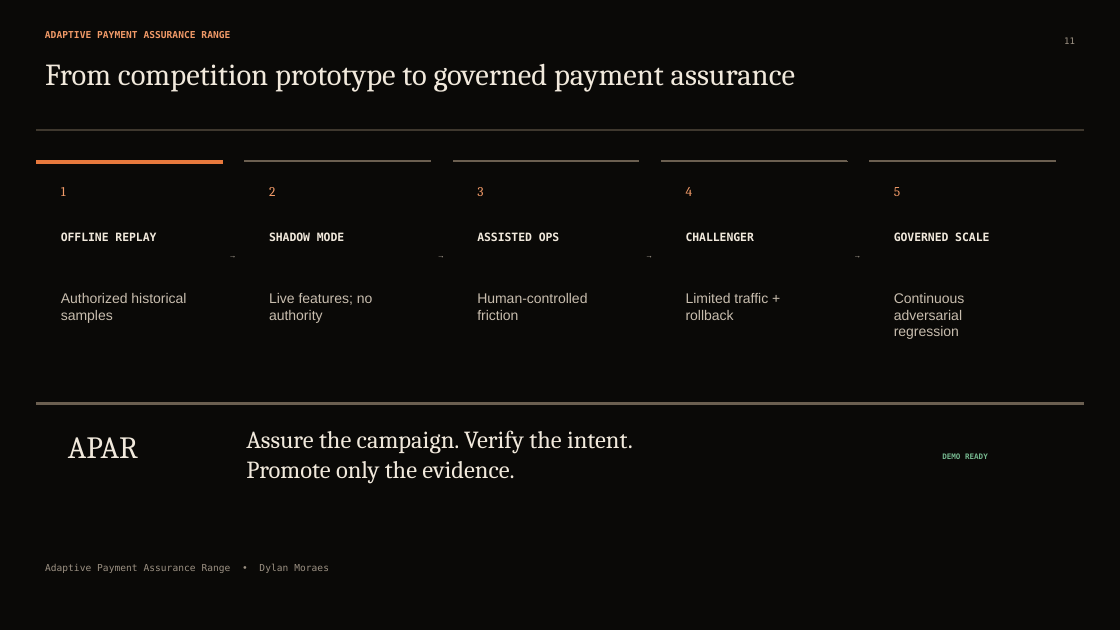
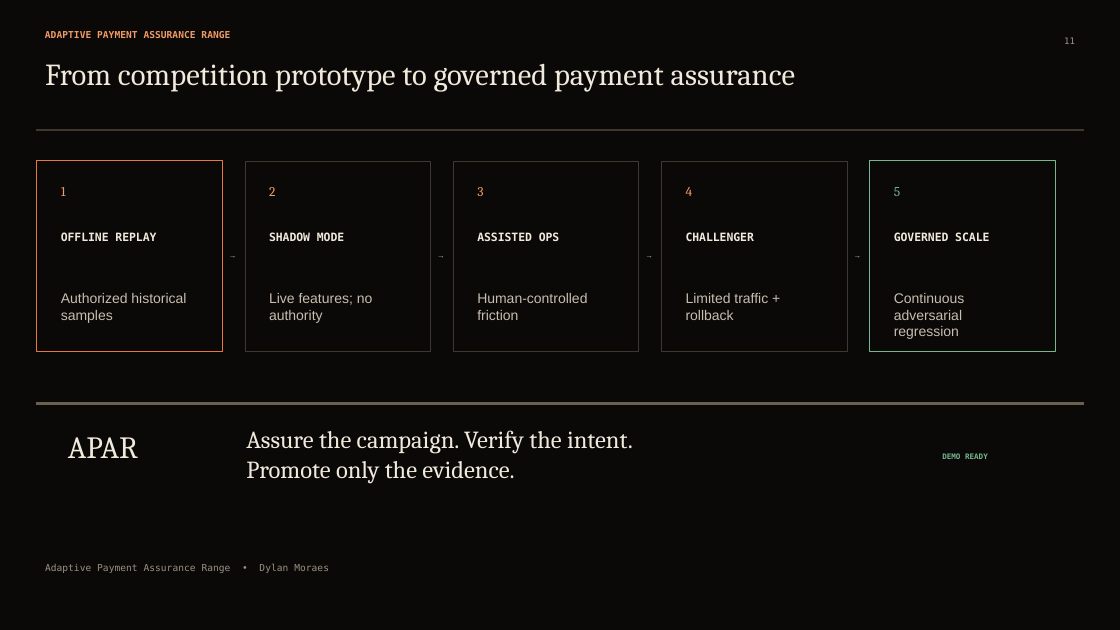
Before and after one commit to Dljdd/LedgerPeLabs, a slide deck: slide 11 of docs/submission/APAR_COMPETITION_DECK.pptx. Drawn at 1120x630 pixels with LibreOffice and Linux fonts; fonts in the diff are those of the drawing. Boxes give left, top, right and bottom in pixels: in the first picture for what was removed or moved away, otherwise in the second. Text is boxed around its words. In the diff, an @@ line names an element or a change of style, - is before the commit and + after.

```diff
--- a/docs/submission/APAR_COMPETITION_DECK.pptx
+++ b/docs/submission/APAR_COMPETITION_DECK.pptx
@@ rounded rectangle: place and size @@
-rounded rectangle at [37, 161, 223, 164]
+rounded rectangle at [37, 161, 223, 352]
@@ rounded rectangle at [37, 161, 223, 352]: fill #E8793D to none; outline #E8793D 0 pt to #E8793D 0.9 pt; proportions changed @@
@@ rounded rectangle: place and size @@
-rounded rectangle at [245, 161, 431, 162]
+rounded rectangle at [245, 161, 431, 352]
@@ rounded rectangle: place and size @@
-rounded rectangle at [454, 161, 639, 162]
+rounded rectangle at [454, 161, 639, 352]
@@ fill #6B5F50 to none; outline #6B5F50 0 pt to #3F382E 0.6 pt; proportions changed in 3 elements at [245, 161, 431, 352], [454, 161, 639, 352], [662, 161, 848, 352] @@
@@ rounded rectangle: place and size @@
-rounded rectangle at [662, 161, 848, 162]
+rounded rectangle at [662, 161, 848, 352]
@@ rounded rectangle: place and size @@
-rounded rectangle at [870, 161, 1055, 162]
+rounded rectangle at [870, 161, 1055, 352]
@@ rounded rectangle at [870, 161, 1055, 352]: fill #6B5F50 to none; outline #6B5F50 0 pt to #75B78E 0.9 pt; proportions changed @@
@@ text "5" at [894, 187, 900, 196]: text colour #F19A68 to #75B78E @@
```
Also in this commit, not shown: 3 other slides changed, 2 other files.
